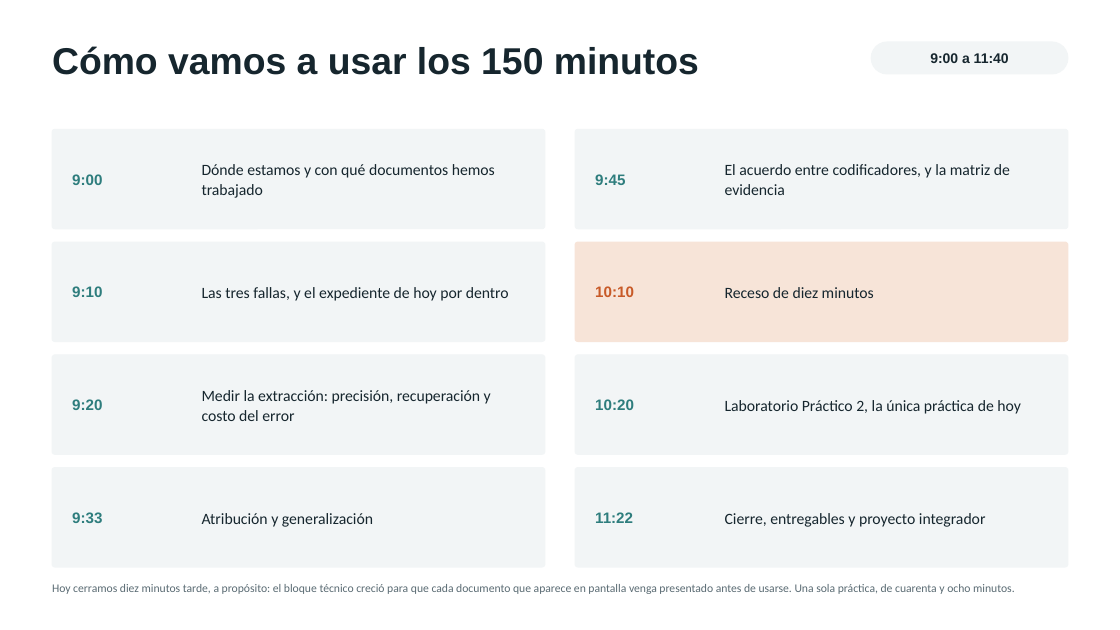
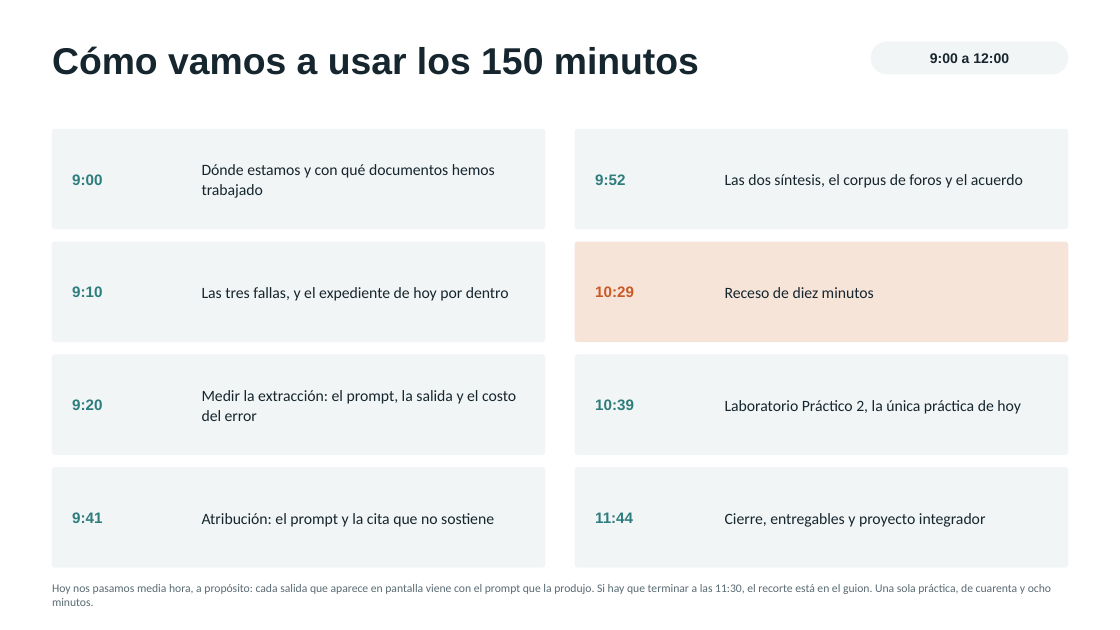
Before and after one commit to marvtrejo/curso-inegi-gen-ai, a slide deck: slide 2 of sesion-06/Sesion_06_Laboratorio_Cualitativo.pptx. Drawn at 1120x630 pixels with LibreOffice and Linux fonts; fonts in the diff are those of the drawing. Boxes give left, top, right and bottom in pixels: in the first picture for what was removed or moved away, otherwise in the second. Text is boxed around its words. In the diff, an @@ line names an element or a change of style, - is before the commit and + after.

```diff
--- a/sesion-06/Sesion_06_Laboratorio_Cualitativo.pptx
+++ b/sesion-06/Sesion_06_Laboratorio_Cualitativo.pptx
@@ text at <box>930,53,1009,63</box>: text changed @@
-9:00 a 11:40
+9:00 a 12:00
@@ text at <box>595,174,625,185</box>: text changed @@
-9:45
+9:52
@@ text at <box>725,174,1023,188</box>: text changed @@
-El acuerdo entre codificadores, y la matriz de evidencia
+Las dos síntesis, el corpus de foros y el acuerdo
@@ text at <box>595,286,634,297</box>: text changed @@
-10:10
+10:29
@@ text at <box>202,390,516,421</box>: text changed @@
-Medir la extracción: precisión, recuperación y costo del error
+Medir la extracción: el prompt, la salida y el costo del error
@@ text at <box>595,399,634,410</box>: text changed @@
-10:20
+10:39
@@ text at <box>72,512,102,523</box>: text changed @@
-9:33
+9:41
@@ text at <box>202,513,494,527</box>: text changed @@
-Atribución y generalización
+Atribución: el prompt y la cita que no sostiene
@@ text at <box>595,512,633,523</box>: text changed @@
-11:22
+11:44
@@ text at <box>52,584,1051,606</box>: text changed @@
-Hoy cerramos diez minutos tarde, a propósito: el bloque técnico creció para que cada documento que aparece en pantalla venga presentado antes de usarse. Una sola práctica, de cuarenta y ocho minutos.
+Hoy nos pasamos media hora, a propósito: cada salida que aparece en pantalla viene con el prompt que la produjo. Si hay que terminar a las 11:30, el recorte está en el guion. Una sola práctica, de cuarenta y ocho minutos.
```
Also in this commit, not shown: 4 other slides changed, 6 slides added, 1 slide removed, 3 other files.
